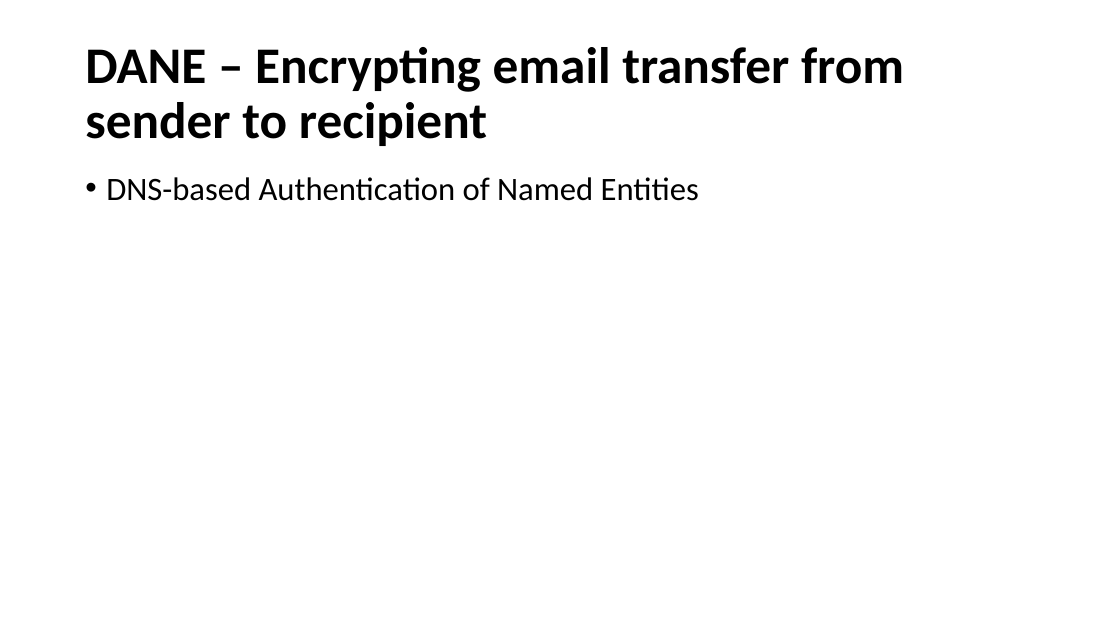
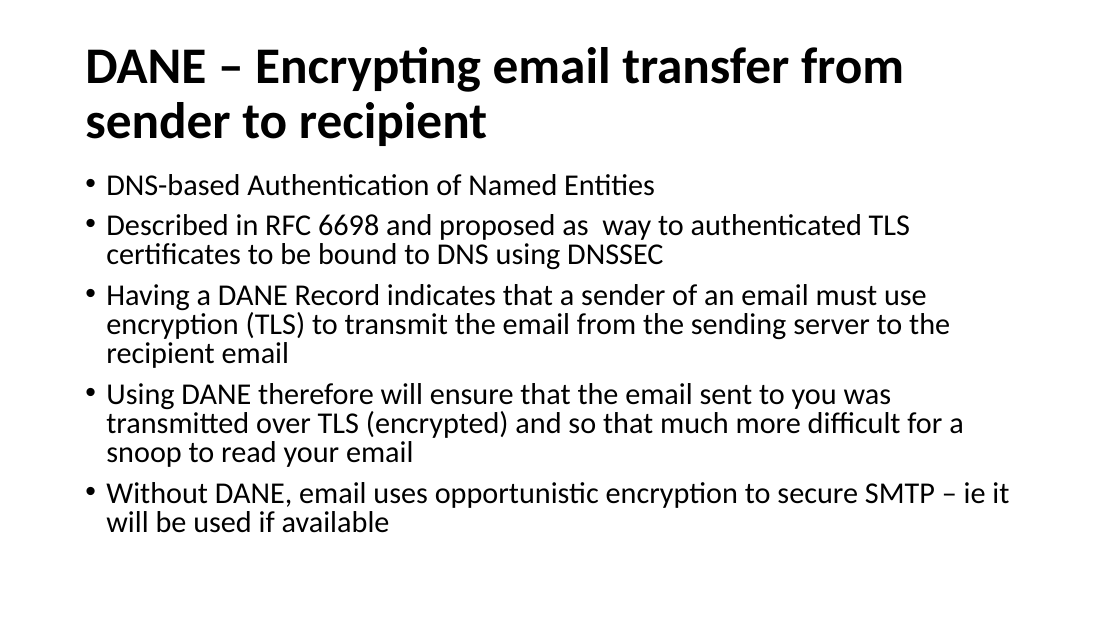
Before and after one commit to afnog/sse, a slide deck: slide 9 of postfix/emailbestpractices.pptx. Drawn at 1120x630 pixels with LibreOffice and Linux fonts; fonts in the diff are those of the drawing. Boxes give left, top, right and bottom in pixels: in the first picture for what was removed or moved away, otherwise in the second. Text is boxed around its words. In the diff, an @@ line names an element or a change of style, - is before the commit and + after.

```diff
--- a/postfix/emailbestpractices.pptx
+++ b/postfix/emailbestpractices.pptx
@@ text at [106,174,655,196]: size 28 to 25.9 pt in "DNS-based Authentication of Named Entities"; line spacing 0.9 to 0.8 @@
@@ text at [106,214,1009,533]: paragraphs added @@
+• Described in RFC 6698 and proposed as way to authenticated TLS certificates to be bound to DNS using DNSSEC
+• Having a DANE Record indicates that a sender of an email must use encryption (TLS) to transmit the email from the sending server to the recipient email
+• Using DANE therefore will ensure that the email sent to you was transmitted over TLS (encrypted) and so that much more difficult for a snoop to read your email
+• Without DANE, email uses opportunistic encryption to secure SMTP – ie it will be used if available
```
Also in this commit, not shown: 1 other slide changed, 3 other files.
